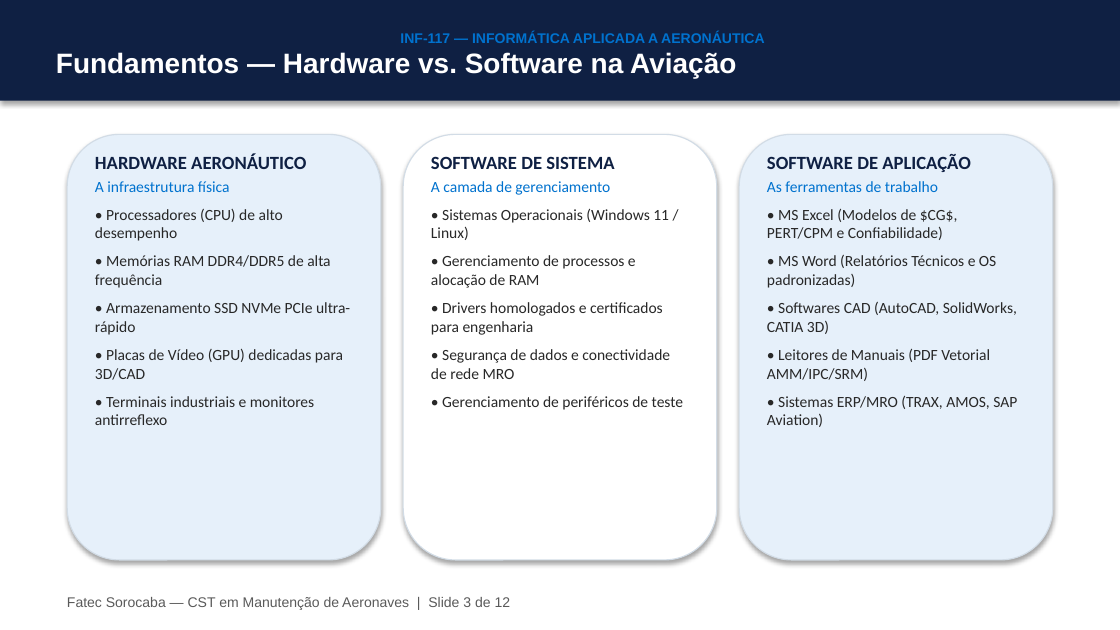
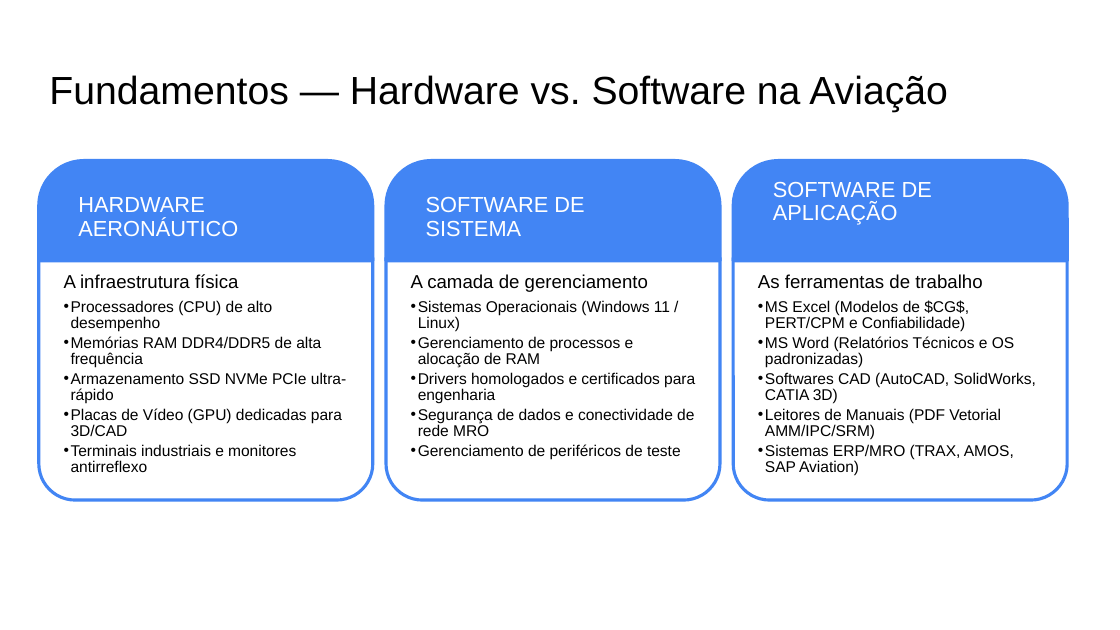
Before and after one commit to profAndreSouza/Material, a slide deck: slide 3 of Informática Aplicada a Aeronáutica/Slides/Slides_Aula_01_Hardware_e_Estacoes_de_Trabalho.pptx. Drawn at 1120x630 pixels with LibreOffice and Linux fonts; fonts in the diff are those of the drawing; background and template pictures are left out. Boxes give left, top, right and bottom in pixels: in the first picture for what was removed or moved away, otherwise in the second. Text is boxed around its words. In the diff, an @@ line names an element or a change of style, - is before the commit and + after.

Commit message:
feat: updated slides

```diff
--- a/Informática Aplicada a Aeronáutica/Slides/Slides_Aula_01_Hardware_e_Estacoes_de_Trabalho.pptx
+++ b/Informática Aplicada a Aeronáutica/Slides/Slides_Aula_01_Hardware_e_Estacoes_de_Trabalho.pptx
@@ title "Fundamentos — Hardware vs. Software ...": place and size @@
-title "Fundamentos — Hardware vs. Software ..." at (0,0,1120,101)
+title "Fundamentos — Hardware vs. Software ..." at (49,75,948,112)
@@ title "Fundamentos — Hardware vs. Software ..." at (49,75,948,112): size 18 to 25.2 pt, text colour #FFFFFF to #000000, bold off; vertical alignment middle to top; fill #0F2043 to none; shadow off @@
@@ title at (400,31,764,43): paragraph removed @@
-INF-117 — INFORMÁTICA APLICADA A AERONÁUTICA
@@ rounded rectangle removed at (67,134,381,560) @@
@@ rounded rectangle removed at (403,134,717,560) @@
@@ rounded rectangle removed at (739,134,1053,560) @@
@@ text at (95,154,306,169): paragraph removed @@
-HARDWARE AERONÁUTICO
@@ text at (431,156,614,169): paragraph removed @@
-SOFTWARE DE SISTEMA
@@ text at (767,154,971,172): paragraph removed @@
-SOFTWARE DE APLICAÇÃO
@@ group added at (39,160,1067,500): 6 round same rects, 3 texts @@
+HARDWARE AERONÁUTICO
+SOFTWARE DE SISTEMA
+SOFTWARE DE APLICAÇÃO
@@ text "A infraestrutura física": place and size @@
-text "A infraestrutura física" at (95,154,350,425)
+text "A infraestrutura física" at (64,274,346,472)
@@ text "A camada de gerenciamento": place and size @@
-text "A camada de gerenciamento" at (431,156,683,410)
+text "A camada de gerenciamento" at (411,274,695,459)
@@ text "As ferramentas de trabalho": place and size @@
-text "As ferramentas de trabalho" at (767,154,1017,427)
+text "As ferramentas de trabalho" at (758,274,1036,476)
@@ text at (64,274,238,289): size 10 to 12 pt, font Calibri to Arial, text colour #0072CE to #000000 in "A infraestrutura física"; line spacing 1 to 0.9; more space between paragraphs @@
@@ text at (411,274,648,292): size 10 to 12 pt, font Calibri to Arial, text colour #0072CE to #000000 in "A camada de gerenciamento"; line spacing 1 to 0.9; more space between paragraphs @@
@@ text at (758,274,982,289): size 10 to 12 pt, font Calibri to Arial, text colour #0072CE to #000000 in "As ferramentas de trabalho"; line spacing 1 to 0.9; more space between paragraphs @@
@@ text at (71,300,346,472): text changed; font Calibri to Arial; text colour #282828 to #000000 @@
-• Processadores (CPU) de alto desempenho
-• Memórias RAM DDR4/DDR5 de alta frequência
-• Armazenamento SSD NVMe PCIe ultra-rápido
-• Placas de Vídeo (GPU) dedicadas para 3D/CAD
-• Terminais industriais e monitores antirreflexo
+  • Processadores (CPU) de alto desempenho
+  • Memórias RAM DDR4/DDR5 de alta frequência
+  • Armazenamento SSD NVMe PCIe ultra-rápido
+  • Placas de Vídeo (GPU) dedicadas para 3D/CAD
+  • Terminais industriais e monitores antirreflexo
@@ text at (418,300,695,459): text changed; font Calibri to Arial; text colour #282828 to #000000 @@
-• Sistemas Operacionais (Windows 11 / Linux)
-• Gerenciamento de processos e alocação de RAM
-• Drivers homologados e certificados para engenharia
-• Segurança de dados e conectividade de rede MRO
-• Gerenciamento de periféricos de teste
+  • Sistemas Operacionais (Windows 11 / Linux)
+  • Gerenciamento de processos e alocação de RAM
+  • Drivers homologados e certificados para engenharia
+  • Segurança de dados e conectividade de rede MRO
+  • Gerenciamento de periféricos de teste
@@ text at (765,300,1036,476): text changed; font Calibri to Arial; text colour #282828 to #000000 @@
-• MS Excel (Modelos de $CG$, PERT/CPM e Confiabilidade)
-• MS Word (Relatórios Técnicos e OS padronizadas)
-• Softwares CAD (AutoCAD, SolidWorks, CATIA 3D)
-• Leitores de Manuais (PDF Vetorial AMM/IPC/SRM)
-• Sistemas ERP/MRO (TRAX, AMOS, SAP Aviation)
+  • MS Excel (Modelos de $CG$, PERT/CPM e Confiabilidade)
+  • MS Word (Relatórios Técnicos e OS padronizadas)
+  • Softwares CAD (AutoCAD, SolidWorks, CATIA 3D)
+  • Leitores de Manuais (PDF Vetorial AMM/IPC/SRM)
+  • Sistemas ERP/MRO (TRAX, AMOS, SAP Aviation)
@@ text removed at (67,597,511,610) @@
-Fatec Sorocaba — CST em Manutenção de Aeronaves | Slide 3 de 12
```
Also in this commit, not shown: 10 other slides changed, 1 slide removed, 4 other files.
